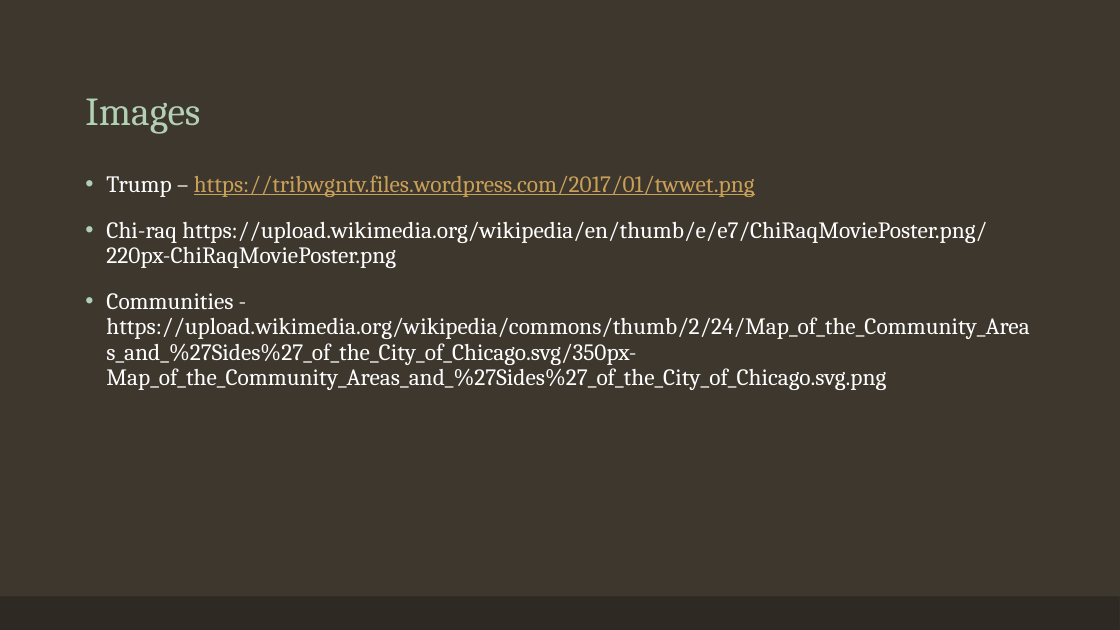
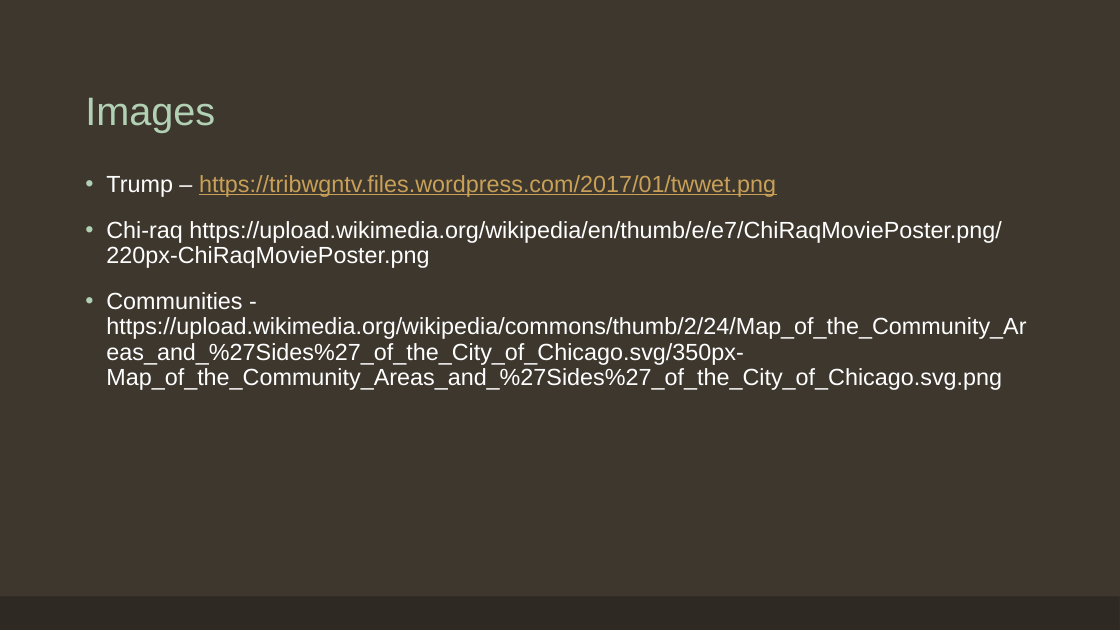
Before and after one commit to EEPlei/Americas-Warzone-Class-Project, a slide deck: slide 7 of Slides/final_slides.pptx (slide 6 before the commit). Drawn at 1120x630 pixels with LibreOffice and Linux fonts; fonts in the diff are those of the drawing. Boxes give left, top, right and bottom in pixels: in the first picture for what was removed or moved away, otherwise in the second. Text is boxed around its words. In the diff, an @@ line names an element or a change of style, - is before the commit and + after.

```diff
--- a/Slides/final_slides.pptx
+++ b/Slides/final_slides.pptx
@@ title "Images" at [85, 97, 215, 133]: font Cambria to Arial @@
@@ text "Trump – https://tribwgntv.files.wordpress.com/2017/01/twwet. ..." at [106, 175, 1026, 390]: font Cambria to Arial @@
```
Also in this commit, not shown: 3 other slides changed, 8 slides added, 1 slide removed.
